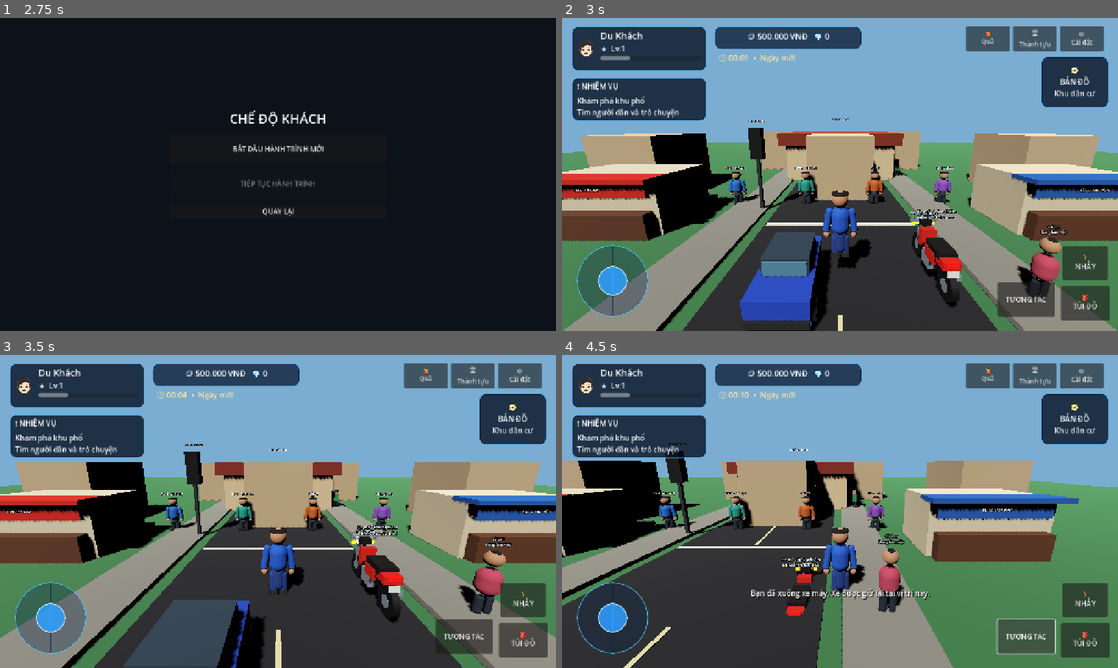
Above: before the commit, frames 1-4 (two rows, left to right).
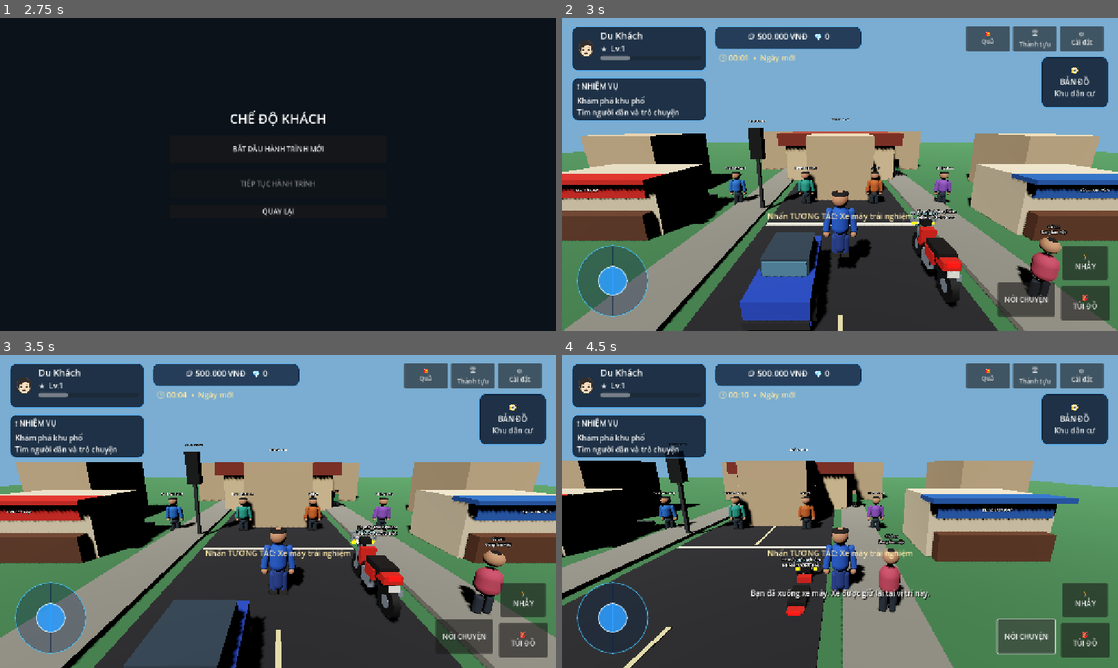
Above: after the commit, the same moments.

Repository: temu838655-dev/Vi-t-Nam-Du-L-ch
Game: Godot game, scene res://scenes/main.tscn
Two runs of this game, one before a commit and one after it. Both use one fixed random seed, a clock stepped at 60 frames per second and the inputs below.
Inputs:
- Up to frame 1 (2.75 s): click "ĐĂNG NHẬP BẰNG GOOGLE" at 0.5 s; click "OK" at 1.25 s; click "CHƠI VỚI TƯ CÁCH KHÁCH" at 2 s
- Up to frame 2 (3 s): click "BẮT ĐẦU HÀNH TRÌNH MỚI" at 2.75 s
- Up to frame 3 (3.5 s): no input
- Up to frame 4 (4.5 s): click "TƯƠNG TÁC" (after the commit: "NÓI CHUYỆN") at 3.5 s; click "XUỐNG XE" at 4.25 s

Frame 1 is identical in both runs. In frame 2, 0.4% of the frame differs, in the area x 37-88%, y 61-92%; in frame 3, 0.4%; in frame 4, 0.4%.

Commit message:
Show contextual interaction prompt on HUD

Diff:
--- a/Godot/scripts/mobile_hud.gd
+++ b/Godot/scripts/mobile_hud.gd
@@ -3,6 +3,7 @@
 var player: CharacterBody3D
 var status_label: Label
 var clock_label: Label
+var nearby_label: Label
 var message_label: Label
 var joystick_origin := Vector2.ZERO
 var joystick_touch := -1
@@ -167,6 +168,15 @@
 	message_label.add_theme_constant_override("shadow_offset_y", 2)
 	ui_root.add_child(message_label)
 
+	nearby_label = Label.new()
+	nearby_label.position = Vector2(-250, -278)
+	nearby_label.size = Vector2(500, 44)
+	nearby_label.set_anchors_preset(Control.PRESET_CENTER_BOTTOM)
+	nearby_label.horizontal_alignment = HORIZONTAL_ALIGNMENT_CENTER
+	nearby_label.add_theme_font_size_override("font_size", 18)
+	nearby_label.add_theme_color_override("font_color", Color(1.0, 0.92, 0.68))
+	ui_root.add_child(nearby_label)
+
 	if player and player.has_signal("interaction_message"):
 		player.interaction_message.connect(_show_message)
 	_update_status()
@@ -211,7 +221,13 @@
 	if clock_label:
 		clock_label.text = "🕒 " + GameState.get_world_clock_text() + "  •  Ngày mới"
 	if interact_button and player and player.has_method("is_riding_vehicle"):
-		interact_button.text = "XUỐNG XE" if player.is_riding_vehicle() else "TƯƠNG TÁC"
+		if player.is_riding_vehicle():
+			interact_button.text = "XUỐNG XE"
+			nearby_label.text = "Bạn đang điều khiển phương tiện"
+		else:
+			var nearby_name := str(player.call("get_nearby_interactable_name"))
+			interact_button.text = "NÓI CHUYỆN" if not nearby_name.is_empty() else "TƯƠNG TÁC"
+			nearby_label.text = "Nhấn TƯƠNG TÁC: " + nearby_name if not nearby_name.is_empty() else "Di chuyển đến gần người dân, cửa hàng hoặc xe để tương tác"
 
 func _format_money(amount: int) -> String:
 	var raw := str(amount)
